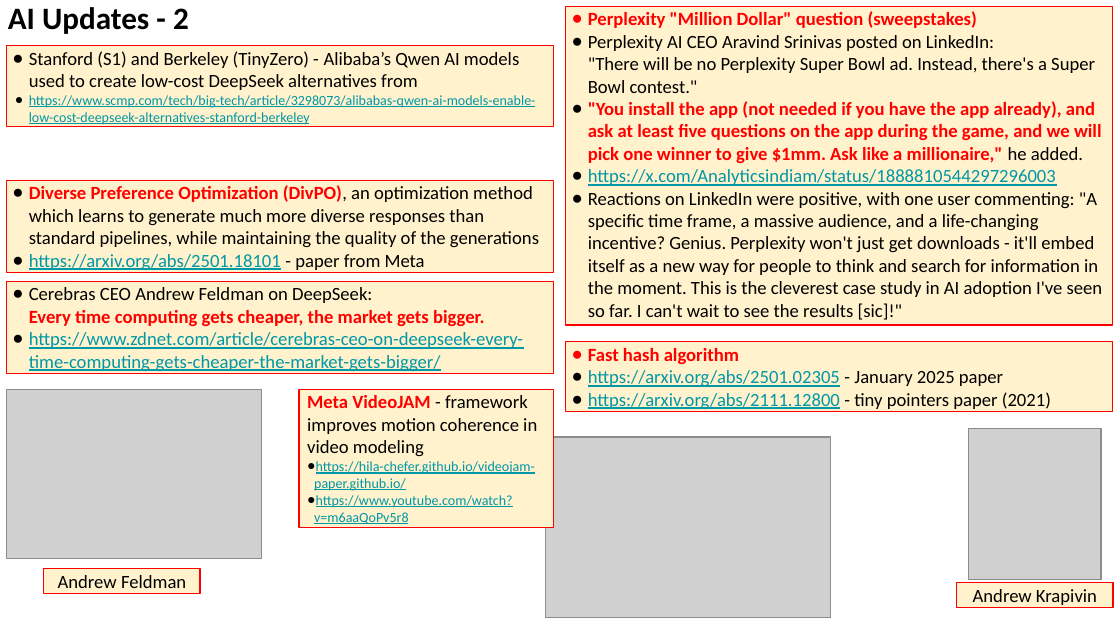
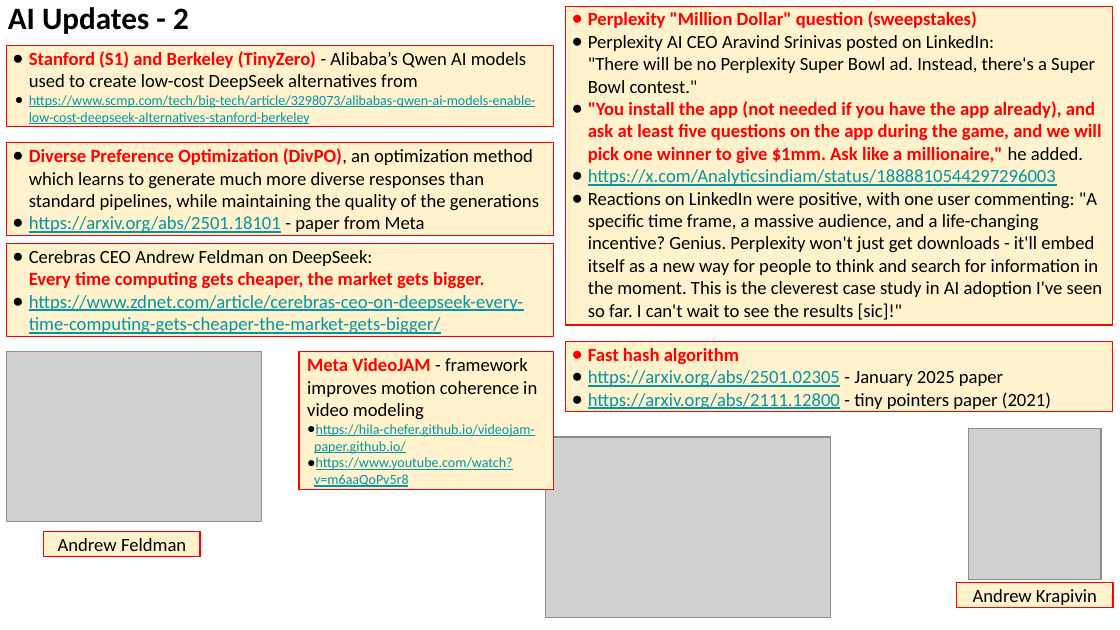
Before and after one commit to lselector/seminar, a slide deck: slide 16 of 2025/2025-02-14-AI-Updates.pptx (slide 12 before the commit). Drawn at 1120x630 pixels with LibreOffice and Linux fonts; fonts in the diff are those of the drawing; grey boxes stand for pictures. Boxes give left, top, right and bottom in pixels: in the first picture for what was removed or moved away, otherwise in the second. Text is boxed around its words. In the diff, an @@ line names an element or a change of style, - is before the commit and + after.

```diff
--- a/2025/2025-02-14-AI-Updates.pptx
+++ b/2025/2025-02-14-AI-Updates.pptx
@@ text in rectangle at <box>29,51,526,90</box>: text colour #000000 to #FF0000, bold on in "Stanford (S1) and Berkeley (TinyZero)" @@
@@ rectangle "Diverse Preference Optimization (DivPO), an ...": place and size @@
-rectangle "Diverse Preference Optimization (DivPO), an ..." at <box>7,180,554,273</box>
+rectangle "Diverse Preference Optimization (DivPO), an ..." at <box>7,143,554,236</box>
@@ rectangle "Cerebras CEO Andrew Feldman on ...": place and size @@
-rectangle "Cerebras CEO Andrew Feldman on ..." at <box>7,281,554,374</box>
+rectangle "Cerebras CEO Andrew Feldman on ..." at <box>7,244,554,337</box>
@@ 2 rectangles, 1 picture: place and size @@
-2 rectangles, 1 picture at <box>7,390,554,594</box>
+2 rectangles, 1 picture at <box>7,352,554,556</box>
```
Also in this commit, not shown: 5 other slides changed, 5 slides added.
